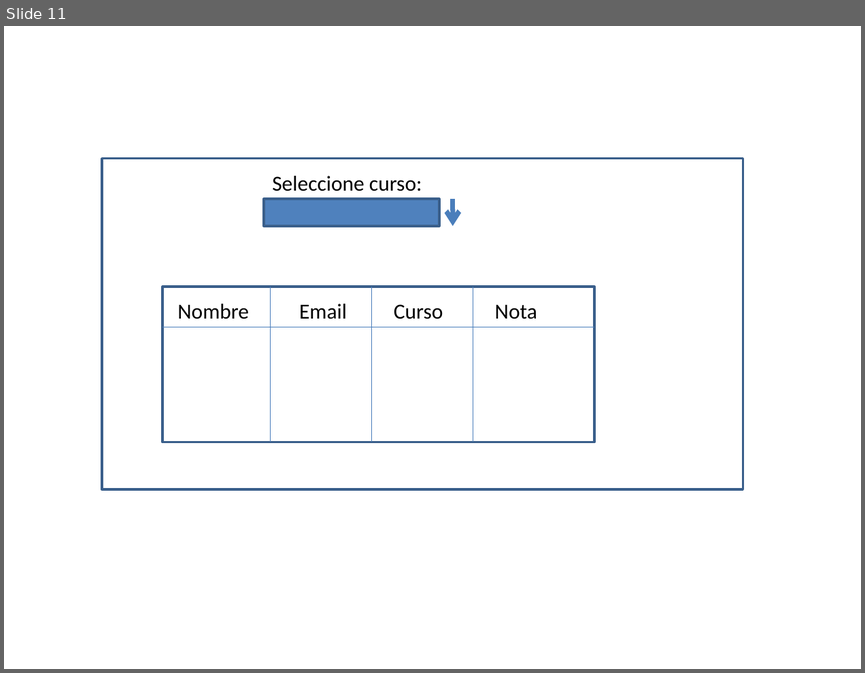
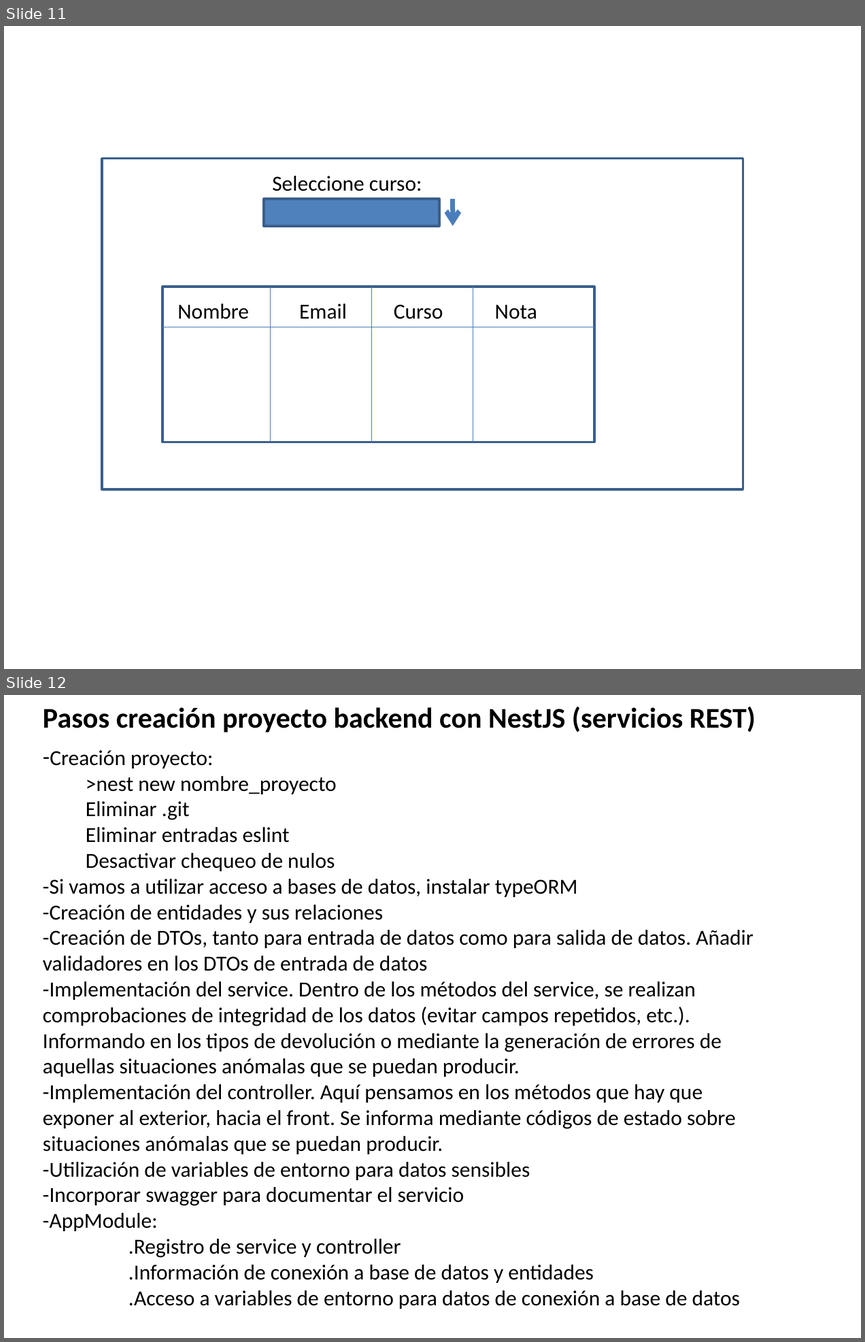
Before and after one commit to amartinsierra/nest2025, a slide deck: pizarra.pptx. Shown one above the other, each under a label of ours: slide 11 before the commit, slides 11 and 12 after it. The pictures are 865x673 and 865x1342 pixels, drawn with LibreOffice and Linux fonts; fonts in the diff are those of the drawing. Boxes give left, top, right and bottom in pixels: in the first picture for what was removed or moved away, otherwise in the second. Text is boxed around its words. In the diff, an @@ line names an element or a change of style, - is before the commit and + after.

```diff
--- a/pizarra.pptx
+++ b/pizarra.pptx
@@ slide 12 added at (4, 695, 861, 1338), background #FFFFFF @@
@@ text added at (43, 707, 755, 732), 24 pt, text #000000, bold @@
+Pasos creación proyecto backend con NestJS (servicios REST)
@@ text added at (43, 750, 753, 1308), 18 pt, text #000000 @@
+– Creación proyecto:
+  >nest new nombre_proyecto
+  Eliminar .git
+  Eliminar entradas eslint
+  Desactivar chequeo de nulos
+-Si vamos a utilizar acceso a bases de datos, instalar typeORM
+-Creación de entidades y sus relaciones
+-Creación de DTOs, tanto para entrada de datos como para salida de datos. Añadir validadores en los DTOs de entrada de datos
+-Implementación del service. Dentro de los métodos del service, se realizan comprobaciones de integridad de los datos (evitar campos repetidos, etc.). Informando en los tipos de devolución o mediante la generación de errores de aquellas situaciones anómalas que se puedan producir.
+-Implementación del controller. Aquí pensamos en los métodos que hay que exponer al exterior, hacia el front. Se informa mediante códigos de estado sobre situaciones anómalas que se puedan producir.
+-Utilización de variables de entorno para datos sensibles
+-Incorporar swagger para documentar el servicio
+-AppModule:
+.Registro de service y controller
+.Información de conexión a base de datos y entidades
+.Acceso a variables de entorno para datos de conexión a base de datos
```
Also in this commit, not shown: 1 other file.
